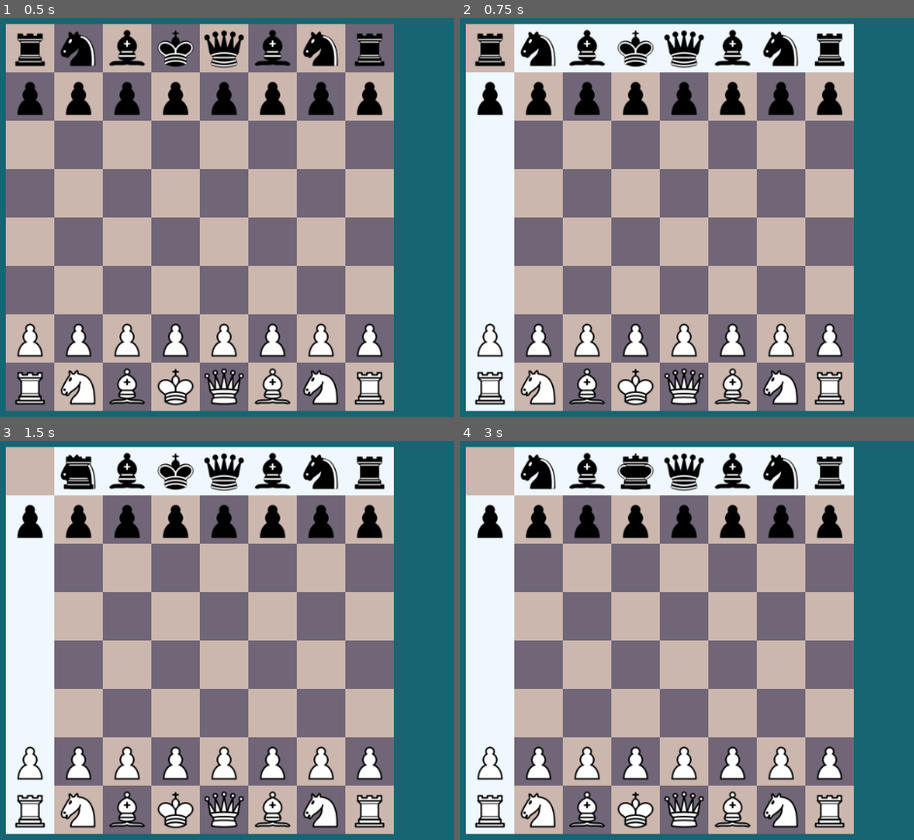
Above: before the commit, frames 1-4 (two rows, left to right).
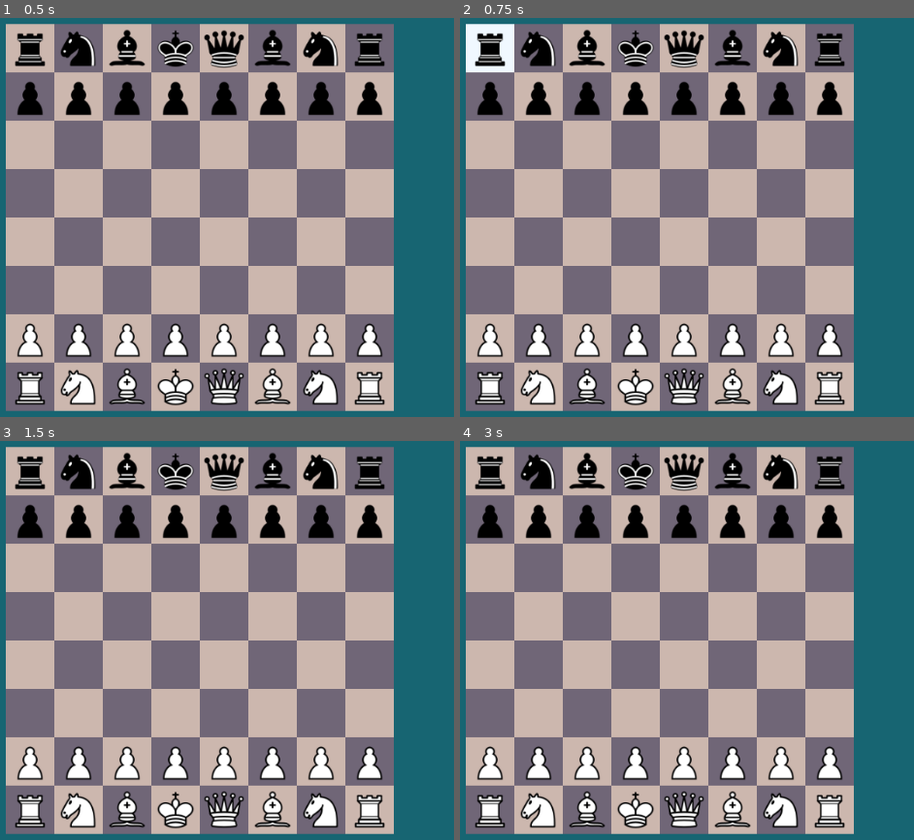
Above: after the commit, the same moments.

Repository: Maybells/godot-zone-framework
Game: Godot game, scene res://Examples/Chess/chess.tscn
Same seed, same stepped clock (60 frames per second), same inputs: the game is played once before the commit and once after it.
Inputs (mouse positions are in pixels of both pictures, inside the frame that each line leads up to):
- Up to frame 1 (0.5 s): no input
- Up to frame 2 (0.75 s): tap Enter at 0.5 s; move the mouse to (491, 49) at 0.52 s; click (491, 49) at 0.67 s
- Up to frame 3 (1.5 s): tap Space at 1.25 s; move the mouse to (77, 472) at 1.27 s; click (77, 472) at 1.42 s
- Up to frame 4 (3 s): tap Enter at 2 s; move the mouse to (587, 472) at 2.02 s; click (587, 472) at 2.17 s; tap Space at 2.75 s; move the mouse to (637, 472) at 2.77 s; click (637, 472) at 2.92 s

Frame 1 is identical in both runs. In frame 2, 16% of the frame differs, in the area x 1-87%, y 1-99%; in frame 3, 15%; in frame 4, 15%.

Commit message:
Implemented obstacles

Diff:
--- a/Examples/Chess/chess.gd
+++ b/Examples/Chess/chess.gd
@@ -15,7 +15,7 @@
 	for point in $Grid.points:
 		var t = tile.instance()
 		t.id = index
-		t.game = game
+		game.register_zone(t)
 		t.position = $Grid.position + point
 		var rank = index % 8
 		var file = index / 8
@@ -36,7 +36,7 @@
 
 func _generate_piece_at(rank, file):
 	var p = piece.instance()
-	p.game = game
+	game.register_piece(p)
 
 	if file <= 1:
 		p.is_white = false
--- a/Examples/Chess/chess_logic.gd
+++ b/Examples/Chess/chess_logic.gd
@@ -9,40 +9,64 @@
 var grid = SquareGridUtility.new(Vector2(8, 8))
 var pawn_up = MovePattern.new("U")
 var pawn_down = MovePattern.new("D")
-var bishop = MovePattern.new("RU", MovePattern.ROTATE, -1)
+var bishop = MovePattern.new("/RU", MovePattern.ROTATE, -1)
 var rook = MovePattern.new("R", MovePattern.ROTATE, -1)
 var knight = MovePattern.new("2RU", MovePattern.ROTATE_MIRROR)
-var short_diag = MovePattern.new("RU", MovePattern.ROTATE)
+var short_diag = MovePattern.new("/RU", MovePattern.ROTATE)
 var short_orthog = MovePattern.new("R", MovePattern.ROTATE)
 
 var move_possibilies = PoolVector2Array()
 
 
 func _get_possibilities(piece):
-	var position = grid.convert_index_to_position(piece.origin_zone.id)
+	_generate_obstacles(piece)
+	var possibilities = PoolVector2Array()
+	var position = _position_of_zone(piece.origin_zone)
 	match piece.type:
 		PAWN:
 			if piece.is_white:
-				return grid.get_pattern_results(position, pawn_up)
+				possibilities += grid.get_pattern_results(position, pawn_up)
 			else:
-				return grid.get_pattern_results(position, pawn_down)
+				possibilities += grid.get_pattern_results(position, pawn_down)
 		KNIGHT:
-			return grid.get_pattern_results(position, knight)
+			possibilities += grid.get_pattern_results(position, knight)
 		ROOK:
-			return grid.get_pattern_results(position, rook)
+			possibilities += grid.get_pattern_results(position, rook)
 		BISHOP:
-			return grid.get_pattern_results(position, bishop)
+			possibilities += grid.get_pattern_results(position, bishop)
 		KING:
-			return grid.get_pattern_results(position, short_diag) + grid.get_pattern_results(position, short_orthog)
+			possibilities += grid.get_pattern_results(position, short_diag) + grid.get_pattern_results(position, short_orthog)
 		QUEEN:
-			return grid.get_pattern_results(position, bishop) + grid.get_pattern_results(position, rook)
+			possibilities += grid.get_pattern_results(position, bishop) + grid.get_pattern_results(position, rook)
+	possibilities.append(_position_of_zone(piece.origin_zone))
+	return possibilities
+
+
+func _generate_obstacles(piece):
+	grid.clear_obstacles()
+
+	for p in pieces:
+		if p.is_white == piece.is_white:
+			var obstacle = GridObstacle.new()
+			if piece.type == KNIGHT:
+				obstacle.type = GridObstacle.INVALID_END
+			obstacle.position = _position_of_zone(p.origin_zone)
+			grid.add_obstacle(obstacle)
+		else:
+			var obstacle = GridObstacle.new(GridObstacle.STICKY)
+			obstacle.position = _position_of_zone(p.origin_zone)
+			grid.add_obstacle(obstacle)
+
+
+func _position_of_zone(zone):
+	return grid.convert_index_to_position(zone.id)
 
 
 func is_move_valid(piece, start, end):
 	if end:
 		if start:
 			var possible = _get_possibilities(piece)
-			var aim = grid.convert_index_to_position(end.id)
+			var aim = _position_of_zone(end)
 			if aim in possible and end.can_accept_piece(piece):
 				return true
 			return false
@@ -67,5 +91,5 @@
 
 
 func is_valid_endpoint(zone):
-	var position = grid.convert_index_to_position(zone.id)
+	var position = _position_of_zone(zone)
 	return position in move_possibilies
--- a/Examples/Chess/tile.gd
+++ b/Examples/Chess/tile.gd
@@ -26,7 +26,7 @@
 
 
 func can_accept_piece(piece):
-	return pieces.empty()
+	return pieces.empty() or piece.origin_zone == self
 
 
 func piece_added(piece, location = null):
--- a/project.godot
+++ b/project.godot
@@ -13,6 +13,11 @@
 "class": "ChessLogic",
 "language": "GDScript",
 "path": "res://Examples/Chess/chess_logic.gd"
+}, {
+"base": "Reference",
+"class": "GridObstacle",
+"language": "GDScript",
+"path": "res://src/Grid/grid_obstacle.gd"
 }, {
 "base": "Reference",
 "class": "GridUtility",
@@ -41,6 +46,7 @@
 } ]
 _global_script_class_icons={
 "ChessLogic": "",
+"GridObstacle": "",
 "GridUtility": "",
 "MovePattern": "",
 "MoveSequence": "",
--- a/src/GameLogic/base.gd
+++ b/src/GameLogic/base.gd
@@ -5,8 +5,33 @@
 signal piece_unfocused
 
 
+var pieces = Array()
+var zones = Array()
+
 var focused_pieces = Array()
 var just_unfocused = false
+
+
+func register_piece(piece):
+	piece.game = self
+	pieces.append(piece)
+
+
+func register_zone(zone):
+	zone.game = self
+	zones.append(zone)
+
+
+func unregister_piece(piece):
+	if is_focused(piece):
+		unfocus_piece(piece)
+	piece.game = null
+	pieces.erase(piece)
+
+
+func unregister_zone(zone):
+	zone.game = null
+	zones.erase(zone)
 
 
 func tick():
--- a/src/Grid/SquareGrid/square_grid_utility.gd
+++ b/src/Grid/SquareGrid/square_grid_utility.gd
@@ -101,7 +101,13 @@
 func is_position_valid(position):
 	var within_x = (position.x >= 0) and (position.x < dimensions.x)
 	var within_y = (position.y >= 0) and (position.y < dimensions.y)
-	return within_x and within_y
+
+	var obstacle = _obstacle_at_position(position)
+	if obstacle:
+		if obstacle.type == GridObstacle.STICKY or obstacle.type == GridObstacle.INVALID_END:
+			obstacle = false
+
+	return within_x and within_y and not obstacle
 
 
 func get_all():
@@ -143,9 +149,11 @@
 			batch.append(mirror_y)
 			batch.append(mirror_xy)
 		MovePattern.ROTATE_MIRROR:
+			var mirror = _move_sequence_from_moves(pattern.moves.get_mirror_x())
+			batch.append(mirror)
 			for i in range(1, 4):
 				var rotate = _move_sequence_from_moves(pattern.moves.get_rotation(i))
-				var mirror = _move_sequence_from_moves(rotate.get_mirror_x())
+				mirror = _move_sequence_from_moves(rotate.get_mirror_x())
 				batch.append(rotate)
 				batch.append(mirror)
 
--- a/src/Grid/SquareGrid/square_move_sequence.gd
+++ b/src/Grid/SquareGrid/square_move_sequence.gd
@@ -7,9 +7,15 @@
 const RIGHT = Vector2.RIGHT
 const UP = Vector2.UP
 const DOWN = Vector2.DOWN
+const DIAG_UR = UP + RIGHT
+const DIAG_DR = DOWN + RIGHT
+const DIAG_UL = UP + LEFT
+const DIAG_DL = DOWN + LEFT
 
 
 var _repeat
+var _diag
+var _buffer
 
 
 func _init(moves = "").(moves):
@@ -17,6 +23,7 @@
 
 
 func _sequence_from_string(string):
+	_clear_buffer()
 	_repeat = 0
 	string = string.to_upper()
 	var seq = PoolVector2Array()
@@ -24,8 +31,17 @@
 		if ch.is_valid_integer():
 			_repeat *= 10
 			_repeat += int(ch)
+		elif ch == "/":
+			_diag = true
 		elif _repeat == 0:
-			seq.append(_direction_from_char(ch))
+			if _diag:
+				_buffer += ch
+				var dir = _direction_from_buffer()
+				if dir:
+					_clear_buffer()
+					seq.append(dir)
+			else:
+				seq.append(_direction_from_char(ch))
 		else:
 			for i in range(_repeat):
 				seq.append(_direction_from_char(ch))
@@ -43,6 +59,34 @@
 			return UP
 		"D":
 			return DOWN
+
+
+func _direction_from_buffer():
+	if len(_buffer) == 2:
+		match _buffer:
+			"DL":
+				continue
+			"LD":
+				return DIAG_DL
+			"UL":
+				continue
+			"LU":
+				return DIAG_UL
+			"DR":
+				continue
+			"RD":
+				return DIAG_DR
+			"UR":
+				continue
+			"RU":
+				return DIAG_UR
+	elif len(_buffer) > 2:
+		_clear_buffer()
+
+
+func _clear_buffer():
+	_diag = false
+	_buffer = ""
 
 
 # Returns a sequence with all move A's replaced with B's and vice versa
@@ -70,6 +114,14 @@
 			replacement.append(RIGHT)
 		elif move == DOWN:
 			replacement.append(LEFT)
+		elif move == DIAG_DL:
+			replacement.append(DIAG_UL)
+		elif move == DIAG_DR:
+			replacement.append(DIAG_DL)
+		elif move == DIAG_UL:
+			replacement.append(DIAG_UR)
+		elif move == DIAG_UR:
+			replacement.append(DIAG_DR)
 	return replacement
 
 
--- /dev/null
+++ b/src/Grid/grid_obstacle.gd
@@ -0,0 +1,28 @@
+class_name GridObstacle
+
+
+# The different types of obstacle:
+# IMPASSABLE stops movement and cannot be entered (e.g. a wall)
+# STICKY stops movement when entered (e.g. a rook can move into an occupied square but not beyond it)
+# INVALID_END cannot be the endpoint of a movement, but can be passed through
+enum {IMPASSABLE, STICKY, INVALID_END}
+
+
+var position
+var type
+
+# Exceptions are directions of entry the obstacle is not present on
+# Example: if LEFT is an exception but not RIGHT, pieces can enter from the left but not from the right
+var exceptions = Array()
+
+
+func _init(type = IMPASSABLE):
+	self.type = type
+
+
+func add_exception(exception):
+	exception.append(exception)
+
+
+func can_pass(direction):
+	return direction in exceptions
--- a/src/Grid/grid_utility.gd
+++ b/src/Grid/grid_utility.gd
@@ -2,6 +2,7 @@
 
 
 var dimensions
+var obstacles = Array()
 
 
 func _init(dimens):
@@ -28,14 +29,20 @@
 	while i <= repeat or repeat == -1:
 		var result = _move_sequence_results(last_pos, moves)
 		if result or result is Vector2:
-			results.append(result)
+			var obstacle = _obstacle_at_position(result)
+			if obstacle:
+				if obstacle.type == GridObstacle.STICKY:
+					results.append(result)
+					break
+				elif obstacle.type == GridObstacle.INVALID_END:
+					pass
+			else:
+				results.append(result)
 			last_pos = result
 		else:
 			break
 		i += 1
 
-	if not results:
-		return false
 	return results
 
 
@@ -46,8 +53,6 @@
 		if result:
 			results += result
 
-	if not results:
-		return false
 	return results
 
 
@@ -59,6 +64,13 @@
 
 func _distance_between_points(from, to):
 	return
+
+
+func _obstacle_at_position(position):
+	for obstacle in obstacles:
+		if obstacle.position == position:
+			return obstacle
+	return false
 
 
 func convert_index_to_position(index):
@@ -106,3 +118,15 @@
 
 func get_pattern_results(position, pattern):
 	return
+
+
+func add_obstacle(obstacle):
+	obstacles.append(obstacle)
+
+
+func clear_obstacles():
+	obstacles = Array()
+
+
+func remove_obstacle(obstacle):
+	obstacles.erase(obstacle)
